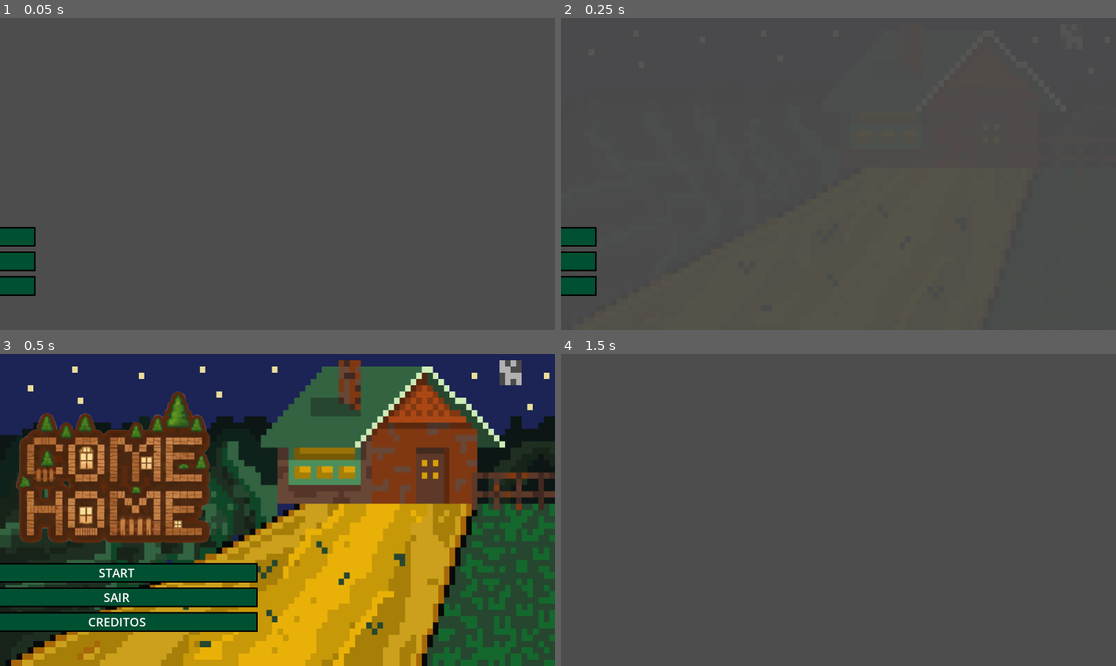
Above: before the commit, frames 1-4 (two rows, left to right).
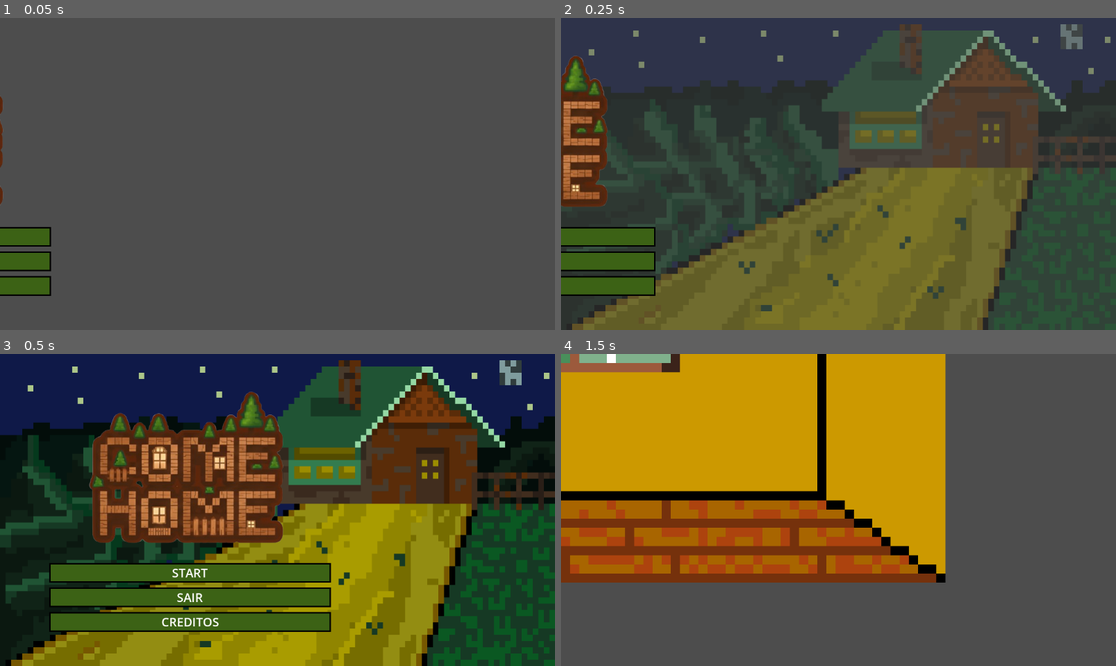
Above: after the commit, the same moments.

Repository: Jhessye/Game-Come-Home
Game: Godot game, scene res://cenas/title_screem.tscn
The game is run twice, just before and just after one commit, with the same random seed, the same clock (stepped at 60 frames per second) and the same inputs. Before the commit the project starts from res://title_screem.tscn.
Inputs:
- Up to frame 1 (0.05 s): no input
- Up to frame 2 (0.25 s): no input
- Up to frame 3 (0.5 s): no input
- Up to frame 4 (1.5 s): click "START" at 0.5 s; tap Enter at 1.25 s

The runs differ from the first frame. In frame 1, 1.7% of the frame differs, in the area x 0-10%, y 25-90%; in frame 2, 87%, in the area x 0-100%, y 0-100%; in frame 3, 56%; in frame 4, 51%.

Commit message:
melhorias
edição do fundo, mudanças de nome, e exclusão de coisas inutilizadas

Diff:
--- /dev/null
+++ b/game-come-home/cenas/mundo_1.tscn
@@ -0,0 +1,8 @@
+[gd_scene load_steps=2 format=3 uid="uid://2nf48m8u6n5d"]
+
+[ext_resource type="Texture2D" uid="uid://ckqafa4gqaybe" path="res://home_1/pixil-frame-1.png" id="1_0blei"]
+
+[node name="mundo1" type="Node2D"]
+
+[node name="Sprite2D" type="Sprite2D" parent="."]
+texture = ExtResource("1_0blei")
--- a/game-come-home/title_screem.tscn
+++ b/game-come-home/cenas/title_screem.tscn
@@ -1,51 +1,11 @@
 [gd_scene load_steps=10 format=3 uid="uid://idv8oaayck66"]
 
-[ext_resource type="Texture2D" uid="uid://bqmd0iata7ml" path="res://homepg/fundo_1.png" id="1_ej6ux"]
-[ext_resource type="Texture2D" uid="uid://djk36exotnocj" path="res://homepg/JOGAR__1_-removebg-preview.png" id="2_nbwvh"]
-[ext_resource type="Theme" uid="uid://dlm80snudlv8p" path="res://theme/deful_bnt.tres" id="3_nbwvh"]
-[ext_resource type="Texture2D" uid="uid://cnhhvhajs2b3e" path="res://homepg/boneco_1.png" id="3_pbcer"]
-[ext_resource type="Script" uid="uid://ci0m7das8v64e" path="res://script/bnt_start.gd" id="4_pbcer"]
-[ext_resource type="AudioStream" uid="uid://b5p1qhfm2fjbc" path="res://songs/musica_bg_inicio.wav" id="6_e4ou3"]
-
-[sub_resource type="Animation" id="Animation_pbcer"]
-resource_name = "new_animation"
-length = 1.3
-tracks/0/type = "value"
-tracks/0/imported = false
-tracks/0/enabled = true
-tracks/0/path = NodePath("bg:modulate")
-tracks/0/interp = 1
-tracks/0/loop_wrap = true
-tracks/0/keys = {
-"times": PackedFloat32Array(0.23333335, 0.53333336),
-"transitions": PackedFloat32Array(1, 1),
-"update": 0,
-"values": [Color(1.0514921, 1.0514921, 1.0514921, 0), Color(1.0514921, 1.0514921, 1.0514921, 1)]
-}
-tracks/1/type = "value"
-tracks/1/imported = false
-tracks/1/enabled = true
-tracks/1/path = NodePath("MarginContainer:position")
-tracks/1/interp = 1
-tracks/1/loop_wrap = true
-tracks/1/keys = {
-"times": PackedFloat32Array(0.36666667, 0.93333334),
-"transitions": PackedFloat32Array(0.18301071, 1),
-"update": 0,
-"values": [Vector2(-600, 0), Vector2(0, 0)]
-}
-tracks/2/type = "value"
-tracks/2/imported = false
-tracks/2/enabled = true
-tracks/2/path = NodePath("MarginContainer/HBoxContainer/personagem:modulate")
-tracks/2/interp = 1
-tracks/2/loop_wrap = true
-tracks/2/keys = {
-"times": PackedFloat32Array(0.23333335, 0.73333335, 1.1333333),
-"transitions": PackedFloat32Array(1, 1.0717726, 1),
-"update": 0,
-"values": [Color(1, 1, 1, 0), Color(1, 1, 1, 0), Color(1, 1, 1, 1)]
-}
+[ext_resource type="Texture2D" uid="uid://bqmd0iata7ml" path="res://homepg/fundo_1.png" id="1_mfjt0"]
+[ext_resource type="Texture2D" uid="uid://djk36exotnocj" path="res://homepg/logo.png" id="2_vb8bm"]
+[ext_resource type="Theme" uid="uid://dlm80snudlv8p" path="res://theme/deful_bnt.tres" id="3_43qb3"]
+[ext_resource type="Script" uid="uid://ci0m7das8v64e" path="res://script/bnt_start.gd" id="4_kvs6i"]
+[ext_resource type="Texture2D" uid="uid://cnhhvhajs2b3e" path="res://homepg/boneco_1.png" id="5_ani4q"]
+[ext_resource type="AudioStream" uid="uid://b5p1qhfm2fjbc" path="res://songs/musica_bg_inicio.wav" id="6_emutu"]
 
 [sub_resource type="Animation" id="Animation_e4ou3"]
 length = 0.001
@@ -86,6 +46,46 @@
 "values": [Color(1, 1, 1, 1)]
 }
 
+[sub_resource type="Animation" id="Animation_pbcer"]
+resource_name = "new_animation"
+length = 1.3
+tracks/0/type = "value"
+tracks/0/imported = false
+tracks/0/enabled = true
+tracks/0/path = NodePath("bg:modulate")
+tracks/0/interp = 1
+tracks/0/loop_wrap = true
+tracks/0/keys = {
+"times": PackedFloat32Array(0.100000024, 0.40000004),
+"transitions": PackedFloat32Array(1, 1),
+"update": 0,
+"values": [Color(1.0514921, 1.0514921, 1.0514921, 0), Color(1.0514921, 1.0514921, 1.0514921, 1)]
+}
+tracks/1/type = "value"
+tracks/1/imported = false
+tracks/1/enabled = true
+tracks/1/path = NodePath("MarginContainer:position")
+tracks/1/interp = 1
+tracks/1/loop_wrap = true
+tracks/1/keys = {
+"times": PackedFloat32Array(0.23333335, 0.8),
+"transitions": PackedFloat32Array(0.18301071, 1),
+"update": 0,
+"values": [Vector2(-600, 0), Vector2(0, 0)]
+}
+tracks/2/type = "value"
+tracks/2/imported = false
+tracks/2/enabled = true
+tracks/2/path = NodePath("MarginContainer/HBoxContainer/personagem:modulate")
+tracks/2/interp = 1
+tracks/2/loop_wrap = true
+tracks/2/keys = {
+"times": PackedFloat32Array(0.100000024, 0.7, 1.1),
+"transitions": PackedFloat32Array(1, 1.0717726, 1),
+"update": 0,
+"values": [Color(1, 1, 1, 0), Color(1, 1, 1, 0), Color(1, 1, 1, 1)]
+}
+
 [sub_resource type="AnimationLibrary" id="AnimationLibrary_7g4ok"]
 _data = {
 &"RESET": SubResource("Animation_e4ou3"),
@@ -102,10 +102,11 @@
 
 [node name="bg" type="TextureRect" parent="."]
 modulate = Color(1.0514921, 1.0514921, 1.0514921, 1)
+self_modulate = Color(0.6693994, 0.82464993, 0.82894874, 1)
 layout_mode = 0
 offset_right = 1152.0
 offset_bottom = 648.0
-texture = ExtResource("1_ej6ux")
+texture = ExtResource("1_mfjt0")
 expand_mode = 2
 
 [node name="MarginContainer" type="MarginContainer" parent="."]
@@ -115,8 +116,8 @@
 anchor_bottom = 1.0
 grow_horizontal = 2
 grow_vertical = 2
-theme_override_constants/margin_top = 20
-theme_override_constants/margin_bottom = 20
+theme_override_constants/margin_top = 70
+theme_override_constants/margin_bottom = 70
 
 [node name="HBoxContainer" type="HBoxContainer" parent="MarginContainer"]
 layout_mode = 2
@@ -129,29 +130,30 @@
 theme_override_constants/separation = 10
 
 [node name="logo" type="TextureRect" parent="MarginContainer/HBoxContainer/VBoxContainer"]
+self_modulate = Color(1, 0.9647059, 1, 1)
 layout_mode = 2
-texture = ExtResource("2_nbwvh")
+texture = ExtResource("2_vb8bm")
 
 [node name="bnt_start" type="Button" parent="MarginContainer/HBoxContainer/VBoxContainer"]
 layout_mode = 2
 size_flags_vertical = 4
-theme = ExtResource("3_nbwvh")
+theme = ExtResource("3_43qb3")
 text = "START"
-script = ExtResource("4_pbcer")
+script = ExtResource("4_kvs6i")
 
 [node name="bnt_sair" type="Button" parent="MarginContainer/HBoxContainer/VBoxContainer"]
 layout_mode = 2
-theme = ExtResource("3_nbwvh")
+theme = ExtResource("3_43qb3")
 text = "SAIR"
 
 [node name="bnt_creditos" type="Button" parent="MarginContainer/HBoxContainer/VBoxContainer"]
 layout_mode = 2
-theme = ExtResource("3_nbwvh")
+theme = ExtResource("3_43qb3")
 text = "CREDITOS"
 
 [node name="personagem" type="TextureRect" parent="MarginContainer/HBoxContainer"]
 layout_mode = 2
-texture = ExtResource("3_pbcer")
+texture = ExtResource("5_ani4q")
 expand_mode = 3
 
 [node name="anim" type="AnimationPlayer" parent="."]
--- a/game-come-home/script/bnt_start.gd
+++ b/game-come-home/script/bnt_start.gd
@@ -12,7 +12,7 @@
 
 
 func _on_pressed() -> void:
-	get_tree().change_scene_to_file("res://theme/mundo_1.tscn")
+	get_tree().change_scene_to_file("res://cenas/mundo_1.tscn")
 
 
 func _on_bnt_sair_pressed() -> void:
--- a/game-come-home/theme/deful_bnt.tres
+++ b/game-come-home/theme/deful_bnt.tres
@@ -4,7 +4,7 @@
 bg_color = Color(0, 0.6, 0.40784314, 1)
 
 [sub_resource type="StyleBoxFlat" id="StyleBoxFlat_nbwvh"]
-bg_color = Color(0, 0.3137255, 0.19607843, 1)
+bg_color = Color(0.23705533, 0.38592747, 0.0811841, 1)
 border_width_left = 3
 border_width_top = 3
 border_width_right = 3
--- a/game-come-home/theme/mundo_1.tscn
+++ /dev/null
@@ -1,3 +0,0 @@
-[gd_scene format=3 uid="uid://2nf48m8u6n5d"]
-
-[node name="mundo1" type="Node2D"]
Not shown: 1 places in game-come-home/cenas/title_screem.tscn that only renumber resources
Binary file removed: game-come-home/homepg/JOGAR (1).png
Not shown, removed: game-come-home/homepg/JOGAR (1).png.import
Binary file removed: game-come-home/homepg/JOGAR.png
Not shown, removed: game-come-home/homepg/JOGAR.png.import
Binary file removed: game-come-home/homepg/JOGAR__1_-removebg-preview.png
Not shown, removed: game-come-home/homepg/JOGAR__1_-removebg-preview.png.import
Binary file changed: game-come-home/homepg/logo.png
Not shown, changed: game-come-home/homepg/logo.png.import
